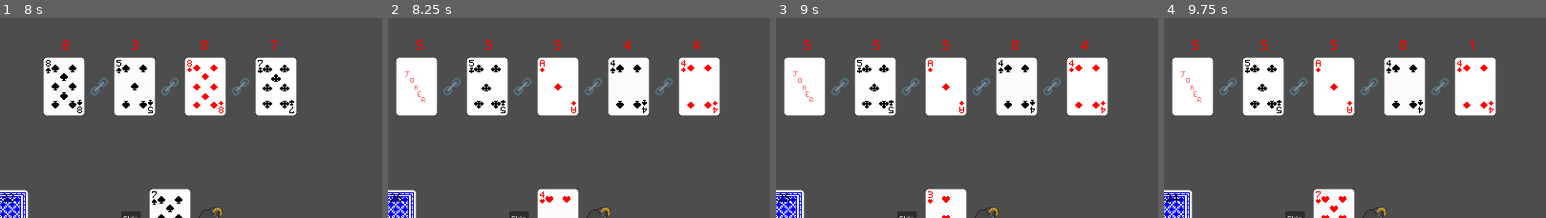
Above: before the commit, frames 1-4 (left to right).
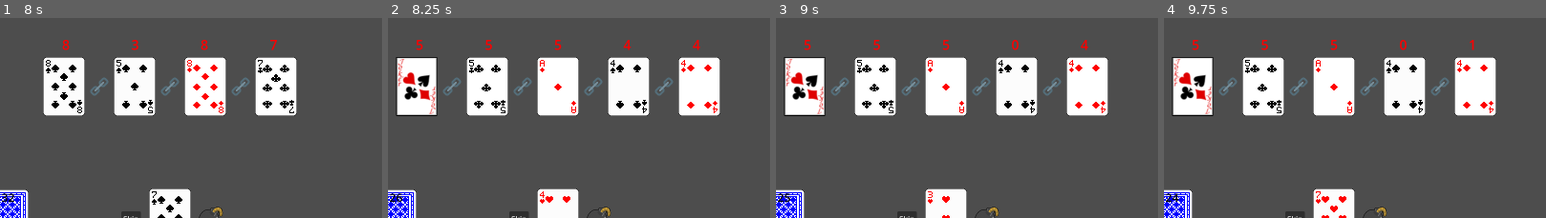
Above: after the commit, the same moments.

Repository: bcgardner2012/multipane
Game: Godot game, scene res://scenes/shadow_solitaire_game.tscn
Two runs of this game, one before a commit and one after it. Both use one fixed random seed, a clock stepped at 60 frames per second and the inputs below. This scene is started directly instead of the project's main scene.
Inputs (mouse positions are % of the whole screen's width and height, from its top left):
- Up to frame 1 (8 s): tap Enter (roll) at 0.5, 2, 6.5 s; drag from (10, 7) to (60, 31) at 0.52 s; tap Space (attack) at 1.25, 2.1, 5.75, 7.25 s; drag from (2, 8) to (45, 77) at 1.27 s; move the mouse to (39, 11) at 2.02 s; hold Right (move_right) 2.03-2.75 s; click (39, 11) at 2.17 s; click "Skip" at 2.75 s; click "Skip" at 3.5 s; click (51, 55) at 4.27 s; click (65, 88) at 5 s; drag from (60, 11) to (20, 38) at 5.77 s; drag from (46, 55) to (55, 55) at 6.52 s; drag from (55, 55) to (35, 27) at 7.27 s
- Up to frame 2 (8.25 s): move the mouse to (65, 55) at 8.02 s; hold Down (move_down) from 8.03 s (still down); tap Space (attack) at 8.1 s; click (65, 55) at 8.17 s
- Up to frame 3 (9 s): release Down (move_down) at 8.75 s; drag from (69, 55) to (30, 60) at 8.77 s
- Up to frame 4 (9.75 s): drag from (78, 55) to (60, 31) at 9.52 s
The pictures show only the part of the screen within x 38-88%, y 38-88%; the shares and areas given below are measured in that part.

Frame 1 is identical in both runs. In frame 2, 1.3% of the frame differs, in the area x 2-13%, y 19-50%; in frame 3, 1.3%; in frame 4, 1.3%.

Commit message:
better jokers

Diff:
--- a/scenes/card_capture_game.tscn
+++ b/scenes/card_capture_game.tscn
@@ -42,6 +42,7 @@
 [ext_resource type="Texture2D" uid="uid://da4j6xc8o7g1c" path="res://assets/cards/normal/c11.png" id="38_11giq"]
 [ext_resource type="Texture2D" uid="uid://dcwp80ed5x0e3" path="res://assets/cards/normal/c12.png" id="39_dade8"]
 [ext_resource type="Texture2D" uid="uid://cn14mdhc1ulh8" path="res://assets/cards/normal/c13.png" id="40_p50jr"]
+[ext_resource type="Texture2D" uid="uid://cdo0h83sp8bni" path="res://assets/cards/normal/better_joker.png" id="41_hugel"]
 [ext_resource type="Texture2D" uid="uid://cqgsno46twqxh" path="res://assets/cards/normal/c1.png" id="41_iaxhm"]
 [ext_resource type="Texture2D" uid="uid://cn4ke1t3mkjh6" path="res://assets/cards/normal/s2.png" id="42_6lp70"]
 [ext_resource type="Texture2D" uid="uid://dce38qn4kfh72" path="res://assets/cards/normal/s3.png" id="43_sluuk"]
@@ -56,10 +57,8 @@
 [ext_resource type="Texture2D" uid="uid://c58w5cv6mj1vl" path="res://assets/cards/normal/s12.png" id="52_b4qgb"]
 [ext_resource type="Texture2D" uid="uid://crxp6mhos6fiy" path="res://assets/cards/normal/s13.png" id="53_18cv5"]
 [ext_resource type="Texture2D" uid="uid://cyilxx3jh8mee" path="res://assets/cards/normal/s1.png" id="54_ojf8b"]
-[ext_resource type="Texture2D" uid="uid://msvrghvpqax6" path="res://assets/cards/normal/b_joker.png" id="55_0s10i"]
 [ext_resource type="Texture2D" uid="uid://ckm2mt5k1ga8s" path="res://assets/notes.png" id="55_q00h8"]
 [ext_resource type="Texture2D" uid="uid://mf8do06mku8p" path="res://assets/broadcast.png" id="56_h6pei"]
-[ext_resource type="Texture2D" uid="uid://bratwehtmfsi1" path="res://assets/cards/normal/r_joker.png" id="56_s5opr"]
 [ext_resource type="Texture2D" uid="uid://bcbdvvxpyw64h" path="res://assets/cancel.png" id="57_vh2br"]
 [ext_resource type="Texture2D" uid="uid://bfildnevjcona" path="res://assets/cards/normal/back_red.png" id="58_52l4y"]
 [ext_resource type="Script" uid="uid://b5liexi4o5qrg" path="res://scripts/notes.gd" id="58_h6pei"]
@@ -312,11 +311,11 @@
 [node name="BJOKER" type="Node" parent="CardCaptureGamePlayer/PlayerStarterDeck"]
 script = ExtResource("2_loxor")
 suit = 2
-texture = ExtResource("55_0s10i")
+texture = ExtResource("41_hugel")
 
 [node name="RJOKER" type="Node" parent="CardCaptureGamePlayer/PlayerStarterDeck"]
 script = ExtResource("2_loxor")
-texture = ExtResource("56_s5opr")
+texture = ExtResource("41_hugel")
 
 [node name="Royalty" type="Node" parent="CardCaptureGamePlayer"]
 
--- a/scenes/shadow_solitaire_game.tscn
+++ b/scenes/shadow_solitaire_game.tscn
@@ -50,9 +50,8 @@
 [ext_resource type="Texture2D" uid="uid://cy6d7mpwumhek" path="res://assets/cards/normal/s7.png" id="37_tw3bu"]
 [ext_resource type="Texture2D" uid="uid://blmwh6keeu7ks" path="res://assets/cards/normal/s8.png" id="38_50hv6"]
 [ext_resource type="Texture2D" uid="uid://bnsf7ap6ytsmu" path="res://assets/cards/normal/s9.png" id="39_aiww6"]
-[ext_resource type="Texture2D" uid="uid://msvrghvpqax6" path="res://assets/cards/normal/b_joker.png" id="40_1rena"]
 [ext_resource type="Texture2D" uid="uid://cyilxx3jh8mee" path="res://assets/cards/normal/s1.png" id="41_447sc"]
-[ext_resource type="Texture2D" uid="uid://bratwehtmfsi1" path="res://assets/cards/normal/r_joker.png" id="41_fr5x6"]
+[ext_resource type="Texture2D" uid="uid://cdo0h83sp8bni" path="res://assets/cards/normal/better_joker.png" id="42_a04w1"]
 [ext_resource type="Texture2D" uid="uid://2s8wvwullff7" path="res://assets/cards/normal/s11.png" id="42_el8qu"]
 [ext_resource type="Texture2D" uid="uid://da4j6xc8o7g1c" path="res://assets/cards/normal/c11.png" id="43_q280q"]
 [ext_resource type="Texture2D" uid="uid://bywdstmtow4g7" path="res://assets/cards/normal/h11.png" id="44_wofse"]
@@ -348,13 +347,12 @@
 script = ExtResource("1_x6a4x")
 suit = 3
 rank = -1
-texture = ExtResource("40_1rena")
+texture = ExtResource("42_a04w1")
 
 [node name="Joker2" type="Node" parent="ShadowSolitaireGamePlayer/PlayingCards"]
 script = ExtResource("1_x6a4x")
-suit = 3
 rank = -1
-texture = ExtResource("41_fr5x6")
+texture = ExtResource("42_a04w1")
 
 [node name="CourtCards" type="Node" parent="ShadowSolitaireGamePlayer"]
 
Binary file added: assets/cards/normal/better_joker.png
Not shown, added: assets/cards/normal/better_joker.png.import
Not shown: 1 places in scenes/card_capture_game.tscn that only renumber resources
Not shown: 1 places in scenes/shadow_solitaire_game.tscn that only renumber resources
